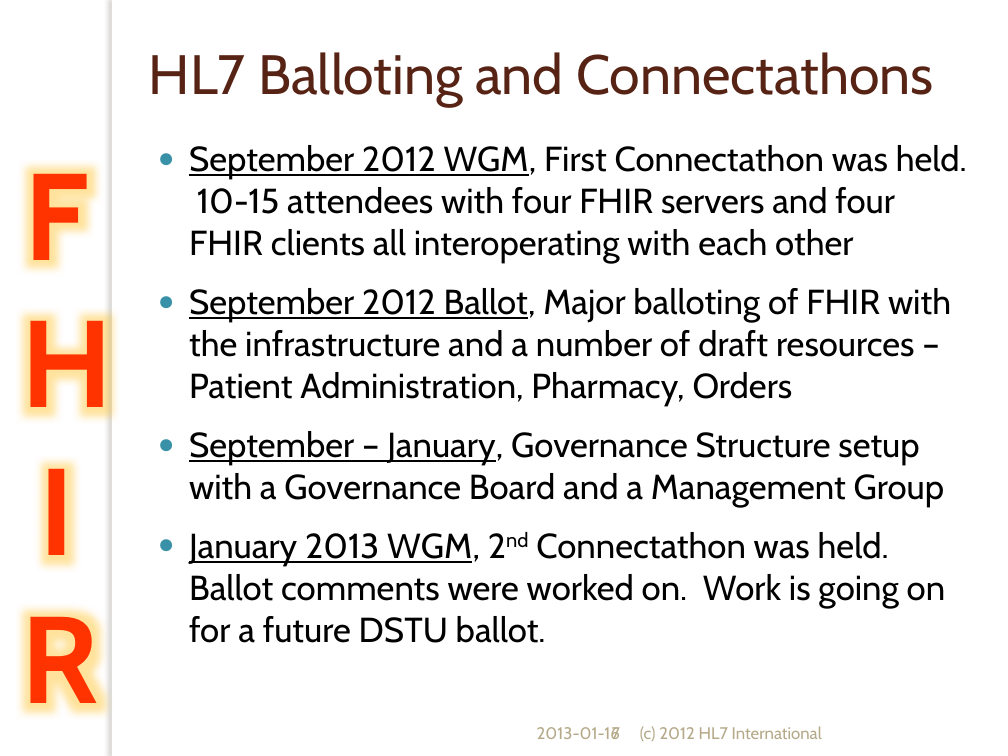
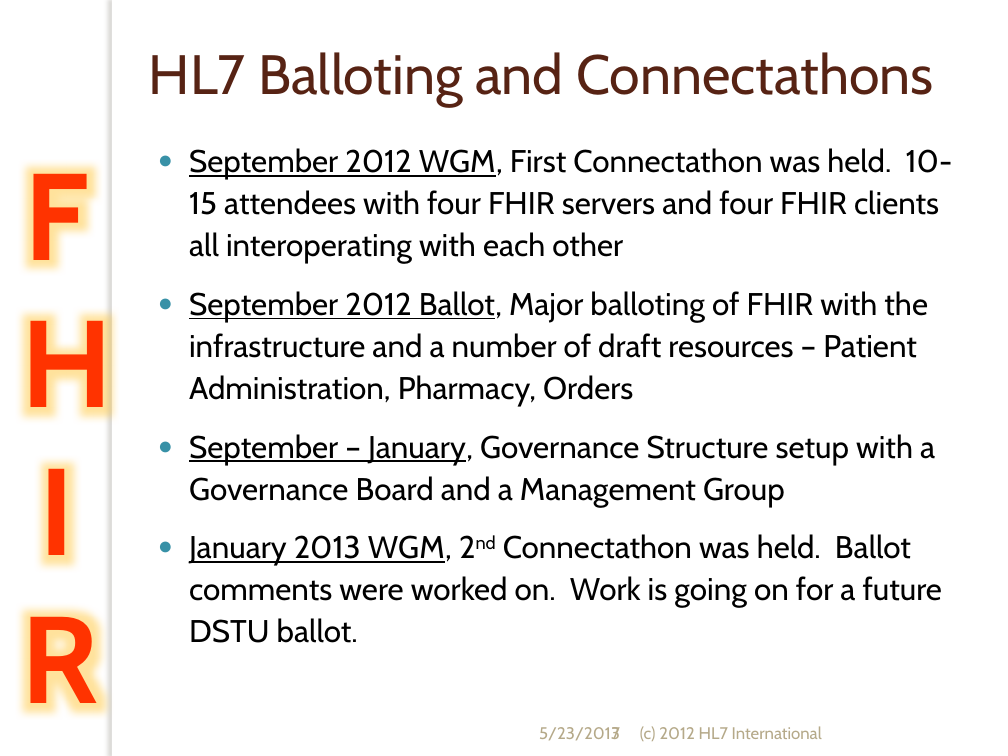
Before and after one commit to vista-novo/fhir, a slide deck: slide 7 of presentations/Short Introduction to FHIR.pptx. Drawn at 1008x756 pixels with LibreOffice and Linux fonts; fonts in the diff are those of the drawing; background and template pictures are left out. Boxes give left, top, right and bottom in pixels: in the first picture for what was removed or moved away, otherwise in the second. Text is boxed around its words. In the diff, an @@ line names an element or a change of style, - is before the commit and + after.

```diff
--- a/presentations/Short Introduction to FHIR.pptx
+++ b/presentations/Short Introduction to FHIR.pptx
@@ text "September 2012 WGM, First Connectathon ..." at [189,148,953,643]: size 24.8 to 22.4 pt @@
@@ text at [539,727,620,741]: text changed @@
-2013-01-16
+5/23/2013
```
Also in this commit, not shown: 31 other slides changed, 1 slide removed, 2 other files.
